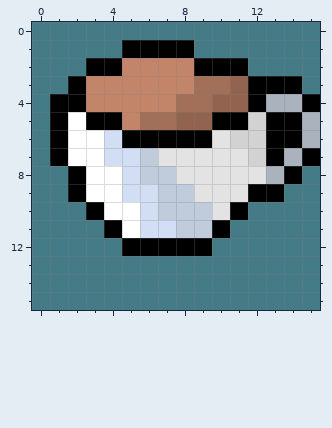
Two versions of one pixel-art file, res/default/entity/items/tea/graphic.ase. Above is the file before it was changed.
16x16 pixels, 1 frame.
Once edited:
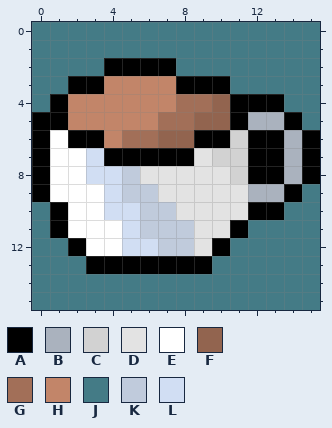
Palette (. is transparent): A #000000  B #aab2be  C #d2d2d2  D #e3e3e3  E #ffffff  F #92644f  G #a26f58  H #c28569  J #447b86  K #c0cbdc  L #d1def3
Edits made:
Layer "Layer 1":
Colour B becomes colour A in row 4 at x 13; in row 6 at x 15; in row 8 at x 13.
Colour C becomes colour A in rows 6 to 7 at x 12.
Colour D becomes colour A in row 6 at x 10; in row 7 at x 7 to 8; in row 8 at x 12.
Colour E becomes colour A in row 6 at x 2 to 3.
Colour F becomes colour A in row 4 at x 11.
Colour G becomes colour A in row 3 at x 9 to 10.
Colour H becomes colour A in row 2 at x 5 to 7; in row 3 at x 3 and 8.
Colour J becomes colour A in rows 5 to 7 at x 0; in row 8 at x 0 and 15; in row 9 at x 0 and 14; in row 10 at x 1 and 12 to 13; in row 11 at x 1 and 11; in row 12 at x 2 and 10.
Colour J becomes colour A in row 13 at x 3 to 9.
Colour K becomes colour A in row 7 at x 6.
Colour L becomes colour A in row 7 at x 4 to 5.
Colour A becomes colour B in row 5 at x 13; in row 6 at x 14; in row 8 at x 14; in row 9 at x 12 to 13.
Colour C becomes colour B in row 5 at x 12.
Colour D becomes colour C in row 7 at x 10 to 11; in row 8 at x 11.
Colour A becomes colour D in row 10 at x 11; in row 11 at x 10; in row 12 at x 9.
Colour K becomes colour D in row 8 at x 6 to 7; in row 9 at x 7 to 8; in row 10 at x 8 to 9; in row 11 at x 9.
Colour A becomes colour E in rows 6 to 7 at x 1; in rows 8 to 9 at x 2; in row 10 at x 3; in row 11 at x 4.
Colour J becomes colour E in rows 8 to 9 at x 1; in row 10 at x 2; in row 11 at x 2 to 3; in row 12 at x 3 to 4.
Colour A becomes colour F in row 5 at x 10; in row 6 at x 7 to 8.
Colour A becomes colour G in row 6 at x 5 to 6.
Colour F becomes colour G in row 5 at x 8.
Colour A becomes colour H in row 4 at x 2; in row 5 at x 3 to 4.
Colour E becomes colour H in row 5 at x 2.
Colour G becomes colour H in row 5 at x 6.
Colour L becomes colour H in row 6 at x 4.
Colour A becomes colour J in row 1 at x 5 to 8; in row 2 at x 3 and 9 to 11; in row 3 at x 12 to 14; in row 4 at x 15.
Colour B becomes colour J in row 4 at x 14; in row 5 at x 15.
Colour F becomes colour J in row 3 at x 11.
Colour H becomes colour J in row 2 at x 8.
Colour A becomes colour K in row 12 at x 7 to 8.
Colour L becomes colour K in row 8 at x 5; in row 9 at x 5 to 6; in row 10 at x 6; in row 11 at x 6 to 7.
Colour A becomes colour L in row 12 at x 5 to 6.
Colour E becomes colour L in row 7 at x 3; in row 8 at x 3 to 4; in row 9 at x 4; in row 10 at x 4 to 5; in row 11 at x 5.
Pixel boxes of the changes (left, top, right, bottom) in both pictures:
changed: (32, 40, 320, 274)
